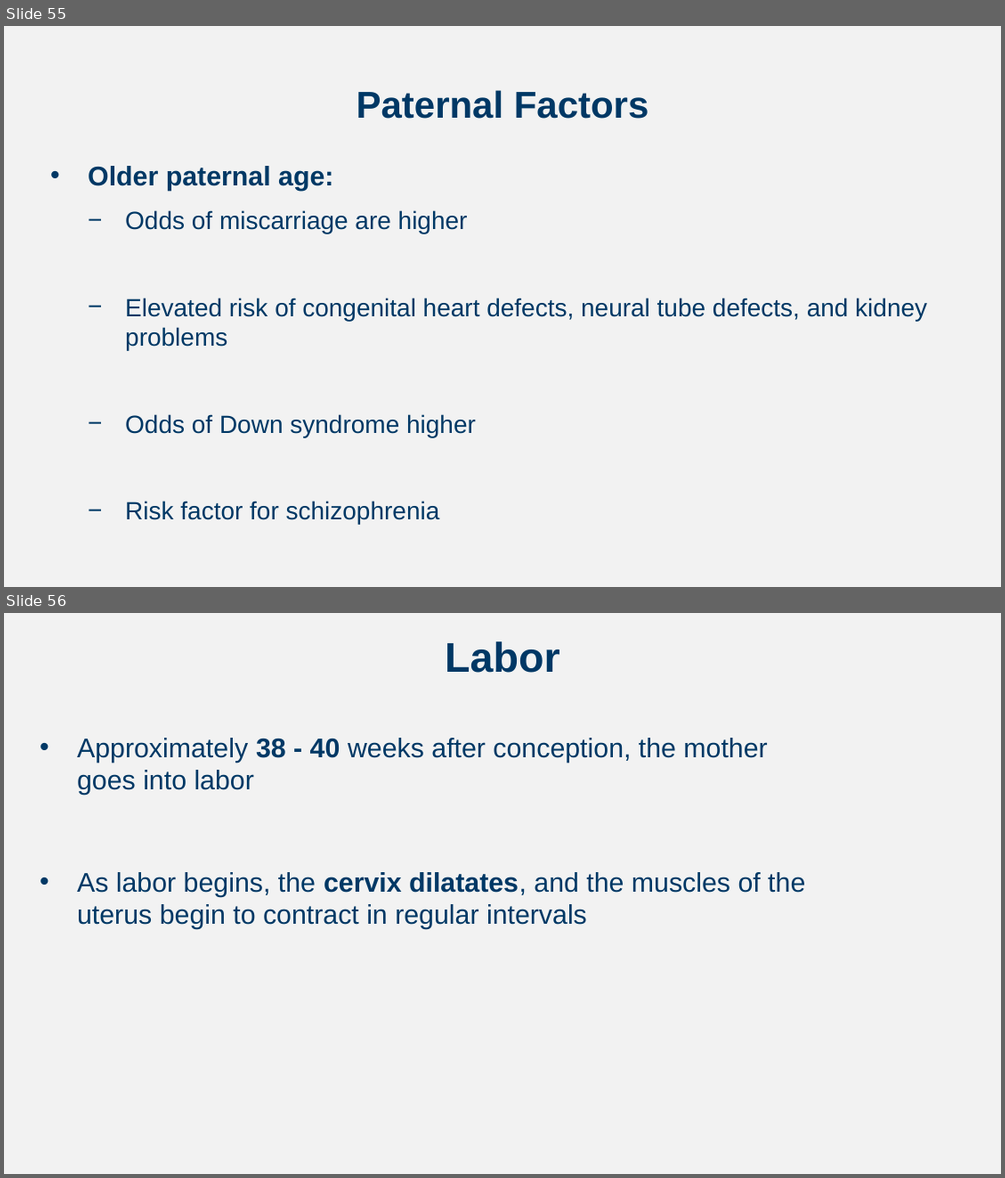
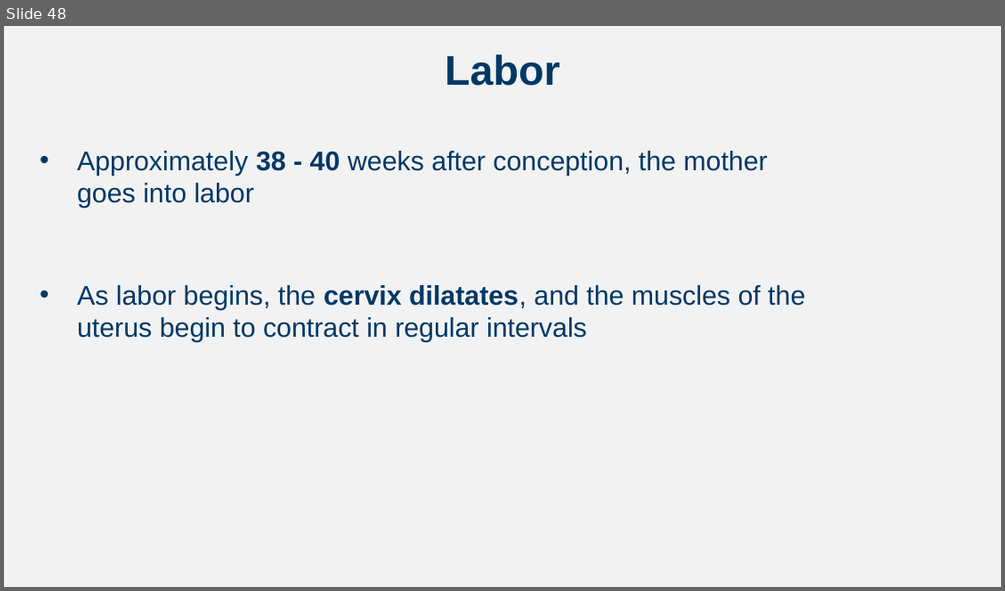
Before and after one commit to npm27/Teaching-Materials, a slide deck: Developmental Fall 24/Slides/Chapter 2.pptx. Shown one above the other, each under a label of ours: slides 55 and 56 before the commit, slide 48 after it. The pictures are 1005x1178 and 1005x591 pixels, drawn with LibreOffice and Linux fonts; fonts in the diff are those of the drawing. Boxes give left, top, right and bottom in pixels: in the first picture for what was removed or moved away, otherwise in the second. Text is boxed around its words. In the diff, an @@ line names an element or a change of style, - is before the commit and + after.

```diff
--- a/Developmental Fall 24/Slides/Chapter 2.pptx
+++ b/Developmental Fall 24/Slides/Chapter 2.pptx
@@ slide 55 removed at (4, 26, 1001, 587), background #F2F2F2 @@
@@ title removed at (356, 90, 649, 119) @@
-Paternal Factors
@@ text removed at (88, 166, 927, 524) @@
-• Older paternal age:
-  − Odds of miscarriage are higher
-  − Elevated risk of congenital heart defects, neural tube defects, and kidney problems
-  − Odds of Down syndrome higher
-  − Risk factor for schizophrenia
@@ what was slide 56 is now slide 48 @@
```
Also in this commit, not shown: 1 slide changed, 8 other slides removed, 7 other files.
